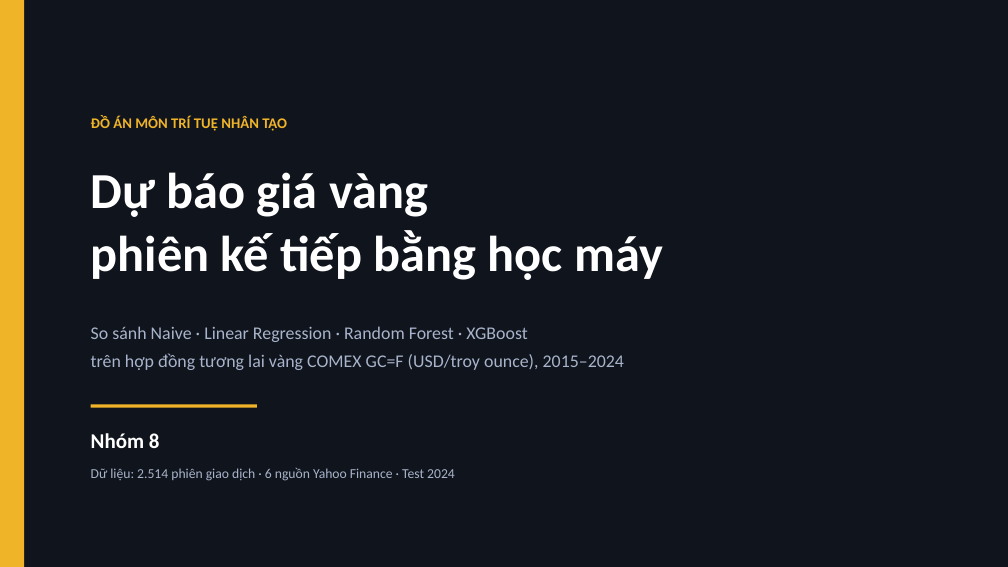
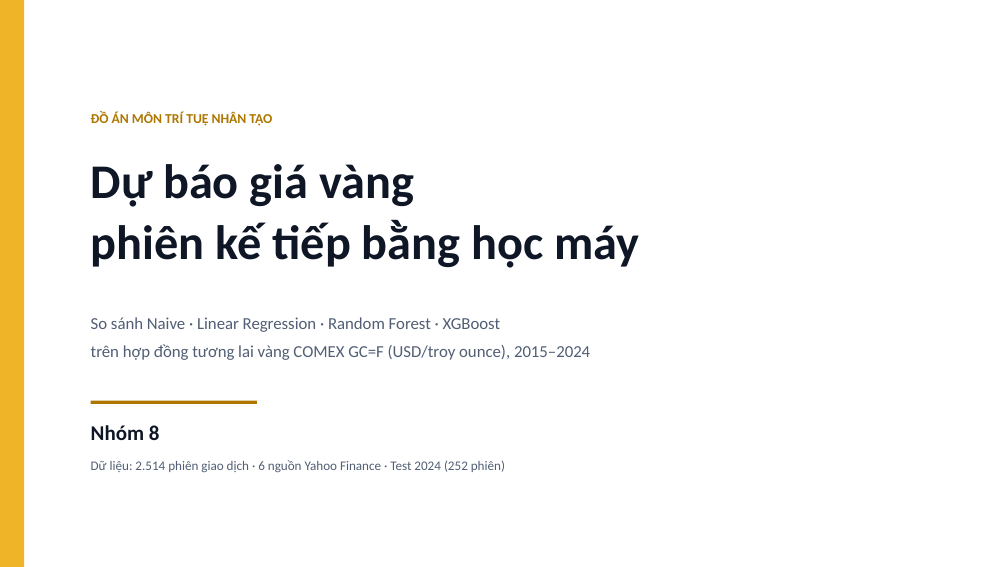
Before and after one commit to NTNhan25000/GOLD-direc, a slide deck: slide 1 of slides_thuyet_trinh_nhom8.pptx. Drawn at 1008x567 pixels with LibreOffice and Linux fonts; fonts in the diff are those of the drawing. Boxes give left, top, right and bottom in pixels: in the first picture for what was removed or moved away, otherwise in the second. Text is boxed around its words. In the diff, an @@ line names an element or a change of style, - is before the commit and + after.

Commit message:
Rút deck xuống 10 slide nền trắng + thêm kịch bản thuyết trình
- make_slides.py: dựng lại hoàn toàn cho 10 slide, palette nền trắng
  (chữ INK, panel xám nhạt, vàng đậm đủ tương phản khi in/chiếu)
- Gộp nội dung: cover · vấn đề+CH · bài toán+dữ liệu · thiết lập ·
  chọn K · kết quả Test · chẩn đoán ngoại suy · ablation+importance ·
  ΔClose · kết luận+hạn chế+Q&A
- Mọi số vẫn đọc từ gold_model_output/*.csv; bỏ hằng số gõ tay ×19,8
  (đúng là 20,21 lần, nay tính trực tiếp từ test_metrics.csv)
- make_importance_chart.py: vẽ lại importance cỡ slide (top 6 + còn lại)
  từ CSV, thay ảnh 15 biến không đọc được khi chiếu
- Cắt rác bên phải trend.png (nhãn trục của figure gốc lọt vào khung)
- preview_slides.py: render nền trắng cho khớp deck
- KICH_BAN_THUYET_TRINH.md: lời thoại từng slide, phân bổ 13 phút,
  bản rút gọn 7 phút, bộ câu hỏi phản biện, lỗi cần tránh
- README: thêm mục Slide thuyết trình + cây thư mục

```diff
--- a/slides_thuyet_trinh_nhom8.pptx
+++ b/slides_thuyet_trinh_nhom8.pptx
@@ rectangle removed at (x1=0, y1=0, x2=1008, y2=567) @@
@@ text "ĐỒ ÁN MÔN TRÍ TUỆ ..." at (x1=91, y1=111, x2=272, y2=126): size 14 to 13 pt, text colour #F0B429 to #AE7800 @@
@@ text "Dự báo giá vàng" moved from (x1=91, y1=172, x2=663, y2=280) to (x1=91, y1=164, x2=639, y2=268) @@
@@ text "Dự báo giá vàng" at (x1=91, y1=164, x2=639, y2=268): size 48 to 46 pt, text colour #FFFFFF to #0F1726 @@
@@ text "So sánh Naive · Linear ..." moved from (x1=91, y1=326, x2=624, y2=370) to (x1=91, y1=317, x2=590, y2=360) @@
@@ text "So sánh Naive · Linear ..." at (x1=91, y1=317, x2=590, y2=360): size 17 to 16 pt, text colour #A8B4CB to #515E74 @@
@@ rectangle moved from (x1=91, y1=405, x2=257, y2=408) to (x1=91, y1=401, x2=257, y2=404) @@
@@ rectangle at (x1=91, y1=401, x2=257, y2=404): fill #F0B429 to #AE7800 @@
@@ text "Nhóm 8" moved from (x1=91, y1=433, x2=160, y2=448) to (x1=91, y1=425, x2=160, y2=440) @@
@@ text "Nhóm 8" at (x1=91, y1=425, x2=160, y2=440): text colour #FFFFFF to #0F1726 @@
@@ text at (x1=91, y1=460, x2=505, y2=472): text changed; size 13 to 12.5 pt; text colour #A8B4CB to #515E74 @@
-Dữ liệu: 2.514 phiên giao dịch · 6 nguồn Yahoo Finance · Test 2024
+Dữ liệu: 2.514 phiên giao dịch · 6 nguồn Yahoo Finance · Test 2024 (252 phiên)
```
Also in this commit, not shown: 8 other slides changed, 1 slide added, 13 slides removed, 7 other files.
